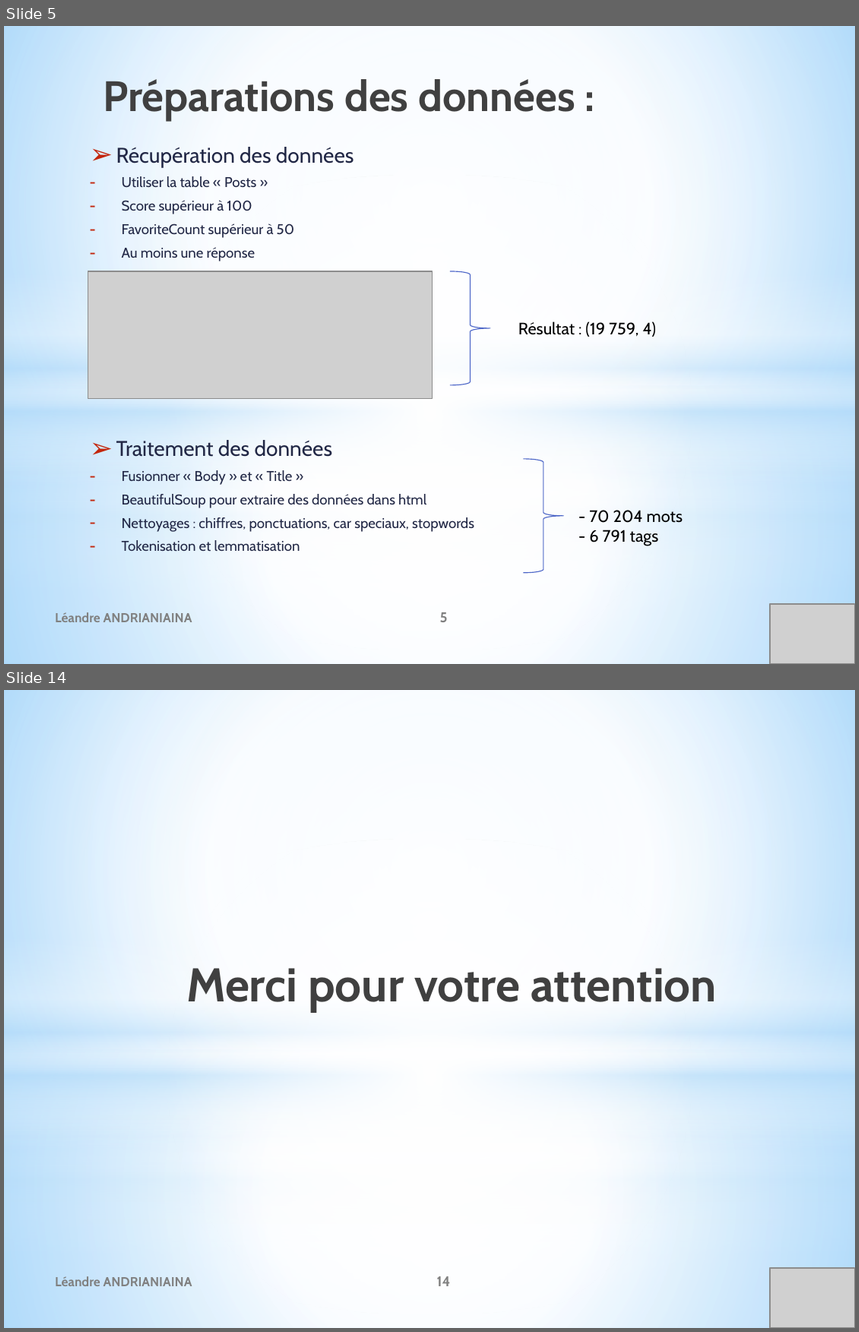
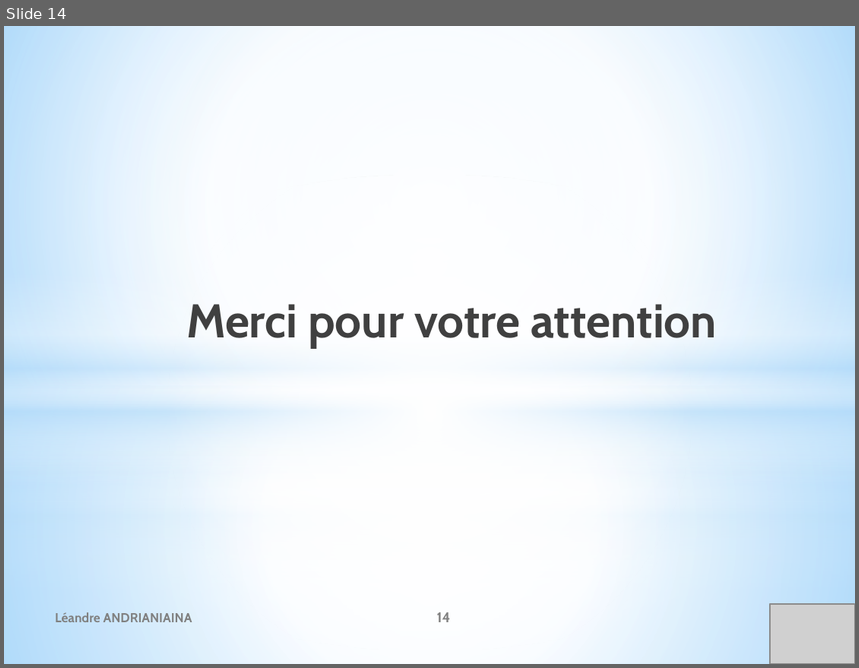
Before and after one commit to leandre12/houseprice, a slide deck: documents/P8_Presentationprojet.pptx. Shown one above the other, each under a label of ours: slides 5 and 14 before the commit, slide 14 after it; the slides between them are not shown. The pictures are 859x1332 and 859x668 pixels, drawn with LibreOffice and Linux fonts; fonts in the diff are those of the drawing; grey boxes stand for pictures. Boxes give left, top, right and bottom in pixels: in the first picture for what was removed or moved away, otherwise in the second. Text is boxed around its words. In the diff, an @@ line names an element or a change of style, - is before the commit and + after.

```diff
--- a/documents/P8_Presentationprojet.pptx
+++ b/documents/P8_Presentationprojet.pptx
@@ slide 5 removed at <box>4,26,855,664</box>, background gradient #9ED5FF to #FFFFFF to #5BB9FF; not listed: 8 template elements that a slide beside it also shows @@
@@ title removed at <box>103,79,576,120</box> @@
-Préparations des données :
@@ text removed at <box>116,147,474,551</box> @@
-➢ Récupération des données
-– Utiliser la table « Posts »
-– Score supérieur à 100
-– FavoriteCount supérieur à 50
-– Au moins une réponse
-➢ Traitement des données
-– Fusionner « Body » et « Title »
-– BeautifulSoup pour extraire des données dans html
-– Nettoyages : chiffres, ponctuations, car speciaux, stopwords
-– Tokenisation et lemmatisation
@@ picture removed at <box>88,271,432,399</box> @@
@@ right brace removed at <box>450,271,490,385</box> @@
@@ text removed at <box>519,322,656,337</box> @@
-Résultat : (19 759, 4)
@@ right brace removed at <box>523,459,563,573</box> @@
@@ text removed at <box>589,510,683,546</box> @@
-- 70 204 mots
-- 6 791 tags
@@ text removed at <box>55,613,192,623</box> @@
-Léandre ANDRIANIAINA
@@ page number removed at <box>440,613,448,623</box> @@
-5
@@ picture removed at <box>770,604,855,664</box> @@
```
Also in this commit, not shown: 7 slides changed, 6 slides added, 5 other slides removed, 9 other files.
